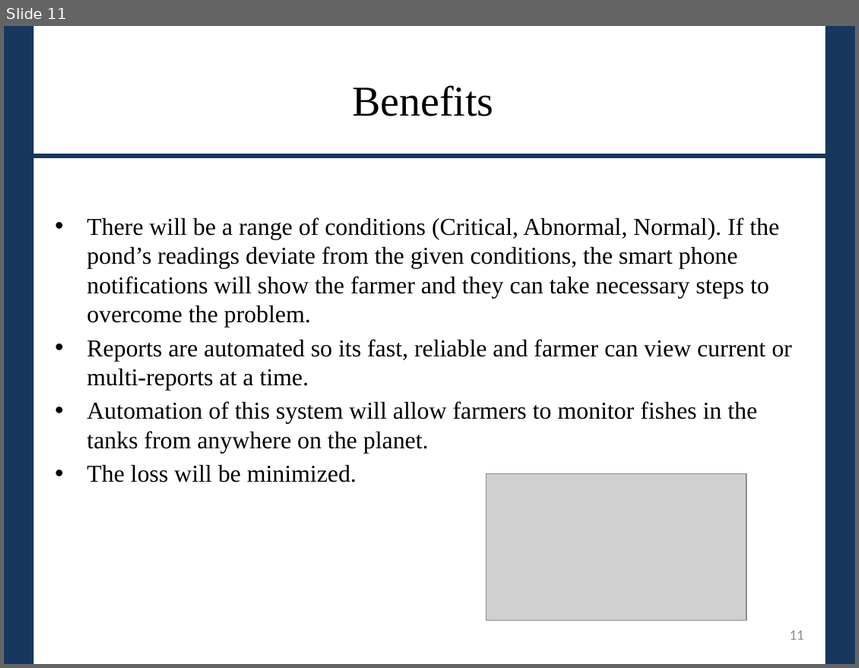
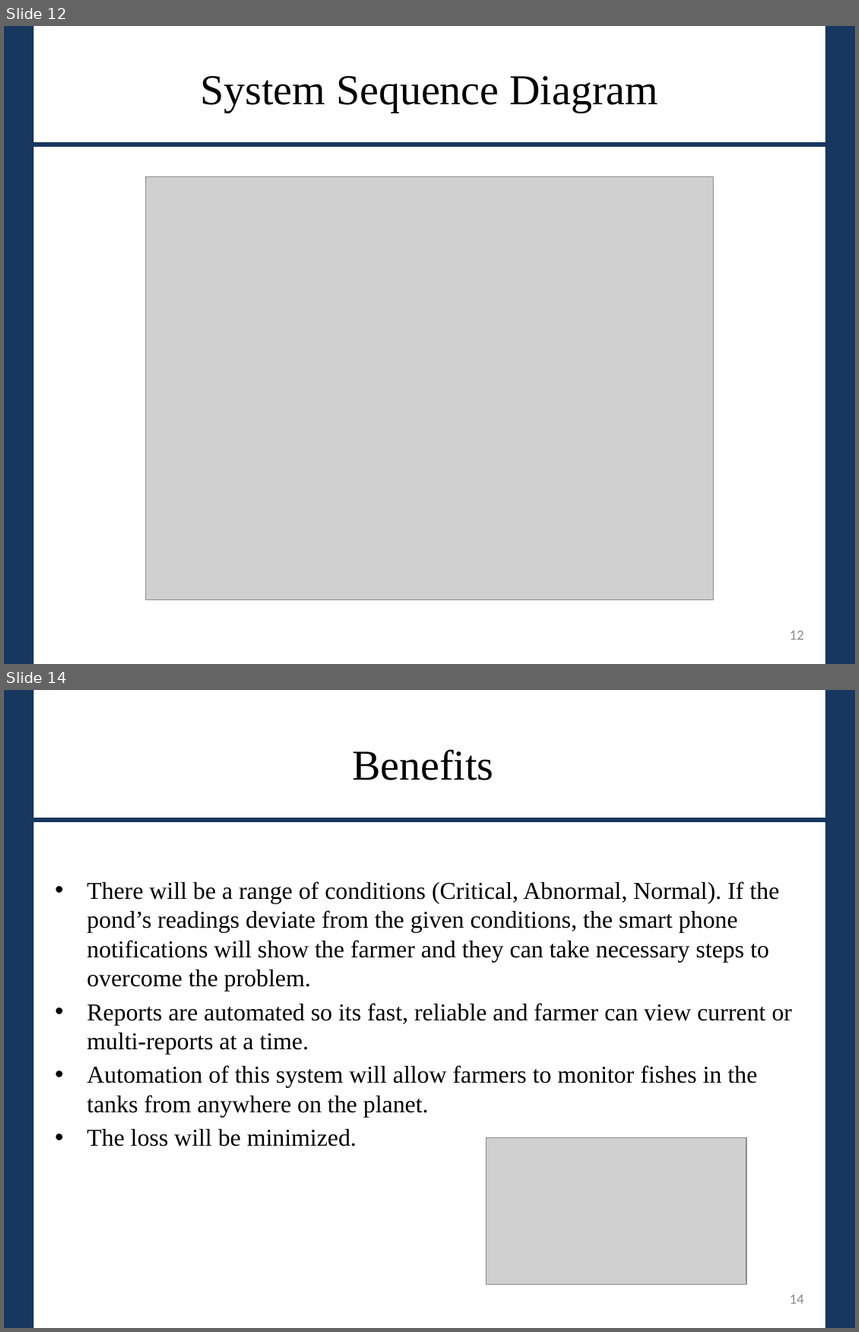
Before and after one commit to eqrakhattak/smart-biofloc-monitoring, a slide deck: Smart Bio Floc Monitoring Presentation.ppt. Shown one above the other, each under a label of ours: slide 11 before the commit, slides 12 and 14 after it; the slides between them are not shown. The pictures are 859x668 and 859x1332 pixels, drawn with LibreOffice and Linux fonts; fonts in the diff are those of the drawing; grey boxes stand for pictures. Boxes give left, top, right and bottom in pixels: in the first picture for what was removed or moved away, otherwise in the second. Text is boxed around its words. In the diff, an @@ line names an element or a change of style, - is before the commit and + after.

```diff
--- a/Smart Bio Floc Monitoring Presentation.ppt
+++ b/Smart Bio Floc Monitoring Presentation.ppt
@@ slide 12 added at (4,26,855,664), background #FFFFFF @@
@@ rectangle added at (4,26,32,664), fill #17375E, outline #17375E 2 pt @@
@@ rectangle added at (827,26,855,664), fill #17375E, outline #17375E 2 pt @@
@@ text added at (18,83,848,154), 44 pt, text #17375E, underline @@
+_______________________________
@@ title added at (200,76,658,112), 36 pt, text #000000 @@
+System Sequence Diagram
@@ picture added at (146,176,714,601) @@
@@ page number added at (790,631,804,640), 12 pt, text #8C8C8C @@
+12
@@ what was slide 11 is now slide 14 @@
@@ page number at (790,1295,804,1304): text changed @@
-11
+14
```
Also in this commit, not shown: 1 slide changed, 4 other slides added, 1 slide removed.
